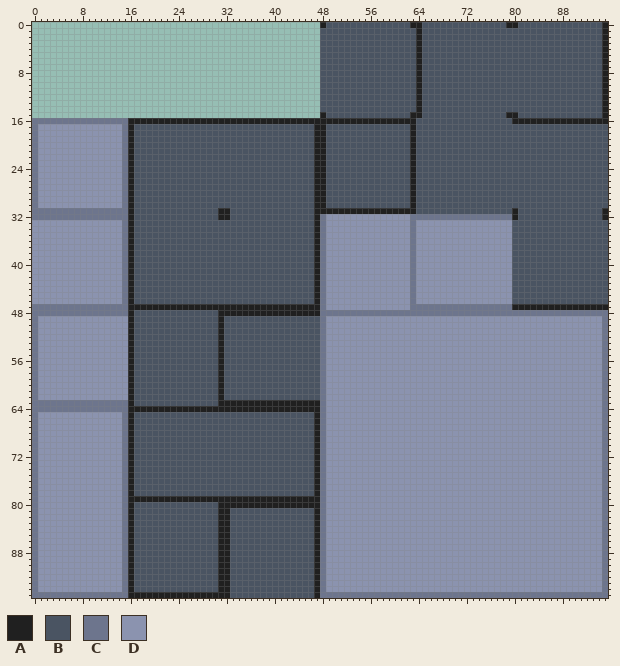
A sprite sheet gets an edit: public/assets/environment/tileset.png. The picture above was drawn from the file before the commit.
The file is 96x96 pixels. Colours within 5 levels of each other are drawn and written as one.
Palette (. is transparent): A #202020  B #4a5462  C #6d758d  D #8b93af
After the commit:
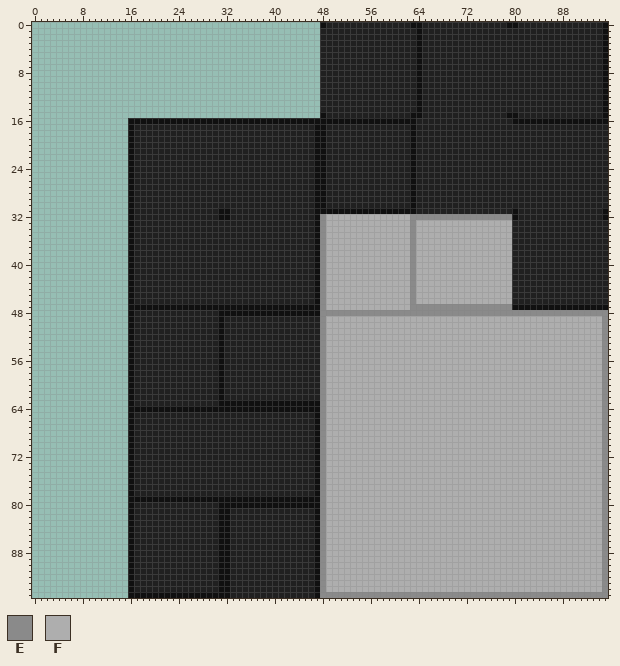
Colours new in this view: E #8a8a8a  F #aeaeae
Edits made:
colour A: #202020 -> #101010
colour B: #4a5462 -> #202020
Changed rows in their new state; - is a pixel that keeps its letter.
first column x 0:
16 ................--------------------------------------------------------------------------------
17 ................--------------------------------------------------------------------------------
18 ................--------------------------------------------------------------------------------
19 ................--------------------------------------------------------------------------------
20 ................--------------------------------------------------------------------------------
21 ................--------------------------------------------------------------------------------
22 ................--------------------------------------------------------------------------------
23 ................--------------------------------------------------------------------------------
24 ................--------------------------------------------------------------------------------
25 ................--------------------------------------------------------------------------------
26 ................--------------------------------------------------------------------------------
27 ................--------------------------------------------------------------------------------
28 ................--------------------------------------------------------------------------------
29 ................--------------------------------------------------------------------------------
30 ................--------------------------------------------------------------------------------
31 ................--------------------------------------------------------------------------------
32 ................--------------------------------EFFFFFFFFFFFFFFEEEEEEEEEEEEEEEEE----------------
33 ................--------------------------------EFFFFFFFFFFFFFFEFFFFFFFFFFFFFFFF----------------
34 ................--------------------------------EFFFFFFFFFFFFFFEFFFFFFFFFFFFFFFF----------------
35 ................--------------------------------EFFFFFFFFFFFFFFEFFFFFFFFFFFFFFFF----------------
36 ................--------------------------------EFFFFFFFFFFFFFFEFFFFFFFFFFFFFFFF----------------
37 ................--------------------------------EFFFFFFFFFFFFFFEFFFFFFFFFFFFFFFF----------------
38 ................--------------------------------EFFFFFFFFFFFFFFEFFFFFFFFFFFFFFFF----------------
39 ................--------------------------------EFFFFFFFFFFFFFFEFFFFFFFFFFFFFFFF----------------
40 ................--------------------------------EFFFFFFFFFFFFFFEFFFFFFFFFFFFFFFF----------------
41 ................--------------------------------EFFFFFFFFFFFFFFEFFFFFFFFFFFFFFFF----------------
42 ................--------------------------------EFFFFFFFFFFFFFFEFFFFFFFFFFFFFFFF----------------
43 ................--------------------------------EFFFFFFFFFFFFFFEFFFFFFFFFFFFFFFF----------------
44 ................--------------------------------EFFFFFFFFFFFFFFEFFFFFFFFFFFFFFFF----------------
45 ................--------------------------------EFFFFFFFFFFFFFFEFFFFFFFFFFFFFFFF----------------
46 ................--------------------------------EFFFFFFFFFFFFFFEFFFFFFFFFFFFFFFF----------------
47 ................--------------------------------EFFFFFFFFFFFFFFEEEEEEEEEEEEEEEEE----------------
48 ................--------------------------------EEEEEEEEEEEEEEEEEEEEEEEEEEEEEEEEEEEEEEEEEEEEEEEE
49 ................--------------------------------EFFFFFFFFFFFFFFFFFFFFFFFFFFFFFFFFFFFFFFFFFFFFFFE
50 ................--------------------------------EFFFFFFFFFFFFFFFFFFFFFFFFFFFFFFFFFFFFFFFFFFFFFFE
51 ................--------------------------------EFFFFFFFFFFFFFFFFFFFFFFFFFFFFFFFFFFFFFFFFFFFFFFE
52 ................--------------------------------EFFFFFFFFFFFFFFFFFFFFFFFFFFFFFFFFFFFFFFFFFFFFFFE
53 ................--------------------------------EFFFFFFFFFFFFFFFFFFFFFFFFFFFFFFFFFFFFFFFFFFFFFFE
54 ................--------------------------------EFFFFFFFFFFFFFFFFFFFFFFFFFFFFFFFFFFFFFFFFFFFFFFE
55 ................--------------------------------EFFFFFFFFFFFFFFFFFFFFFFFFFFFFFFFFFFFFFFFFFFFFFFE
56 ................--------------------------------EFFFFFFFFFFFFFFFFFFFFFFFFFFFFFFFFFFFFFFFFFFFFFFE
57 ................--------------------------------EFFFFFFFFFFFFFFFFFFFFFFFFFFFFFFFFFFFFFFFFFFFFFFE
58 ................--------------------------------EFFFFFFFFFFFFFFFFFFFFFFFFFFFFFFFFFFFFFFFFFFFFFFE
59 ................--------------------------------EFFFFFFFFFFFFFFFFFFFFFFFFFFFFFFFFFFFFFFFFFFFFFFE
60 ................--------------------------------EFFFFFFFFFFFFFFFFFFFFFFFFFFFFFFFFFFFFFFFFFFFFFFE
61 ................--------------------------------EFFFFFFFFFFFFFFFFFFFFFFFFFFFFFFFFFFFFFFFFFFFFFFE
62 ................--------------------------------EFFFFFFFFFFFFFFFFFFFFFFFFFFFFFFFFFFFFFFFFFFFFFFE
63 ................--------------------------------EFFFFFFFFFFFFFFFFFFFFFFFFFFFFFFFFFFFFFFFFFFFFFFE
64 ................--------------------------------EFFFFFFFFFFFFFFFFFFFFFFFFFFFFFFFFFFFFFFFFFFFFFFE
65 ................--------------------------------EFFFFFFFFFFFFFFFFFFFFFFFFFFFFFFFFFFFFFFFFFFFFFFE
66 ................--------------------------------EFFFFFFFFFFFFFFFFFFFFFFFFFFFFFFFFFFFFFFFFFFFFFFE
67 ................--------------------------------EFFFFFFFFFFFFFFFFFFFFFFFFFFFFFFFFFFFFFFFFFFFFFFE
68 ................--------------------------------EFFFFFFFFFFFFFFFFFFFFFFFFFFFFFFFFFFFFFFFFFFFFFFE
69 ................--------------------------------EFFFFFFFFFFFFFFFFFFFFFFFFFFFFFFFFFFFFFFFFFFFFFFE
70 ................--------------------------------EFFFFFFFFFFFFFFFFFFFFFFFFFFFFFFFFFFFFFFFFFFFFFFE
71 ................--------------------------------EFFFFFFFFFFFFFFFFFFFFFFFFFFFFFFFFFFFFFFFFFFFFFFE
72 ................--------------------------------EFFFFFFFFFFFFFFFFFFFFFFFFFFFFFFFFFFFFFFFFFFFFFFE
73 ................--------------------------------EFFFFFFFFFFFFFFFFFFFFFFFFFFFFFFFFFFFFFFFFFFFFFFE
74 ................--------------------------------EFFFFFFFFFFFFFFFFFFFFFFFFFFFFFFFFFFFFFFFFFFFFFFE
75 ................--------------------------------EFFFFFFFFFFFFFFFFFFFFFFFFFFFFFFFFFFFFFFFFFFFFFFE
76 ................--------------------------------EFFFFFFFFFFFFFFFFFFFFFFFFFFFFFFFFFFFFFFFFFFFFFFE
77 ................--------------------------------EFFFFFFFFFFFFFFFFFFFFFFFFFFFFFFFFFFFFFFFFFFFFFFE
78 ................--------------------------------EFFFFFFFFFFFFFFFFFFFFFFFFFFFFFFFFFFFFFFFFFFFFFFE
79 ................--------------------------------EFFFFFFFFFFFFFFFFFFFFFFFFFFFFFFFFFFFFFFFFFFFFFFE
80 ................--------------------------------EFFFFFFFFFFFFFFFFFFFFFFFFFFFFFFFFFFFFFFFFFFFFFFE
81 ................--------------------------------EFFFFFFFFFFFFFFFFFFFFFFFFFFFFFFFFFFFFFFFFFFFFFFE
82 ................--------------------------------EFFFFFFFFFFFFFFFFFFFFFFFFFFFFFFFFFFFFFFFFFFFFFFE
83 ................--------------------------------EFFFFFFFFFFFFFFFFFFFFFFFFFFFFFFFFFFFFFFFFFFFFFFE
84 ................--------------------------------EFFFFFFFFFFFFFFFFFFFFFFFFFFFFFFFFFFFFFFFFFFFFFFE
85 ................--------------------------------EFFFFFFFFFFFFFFFFFFFFFFFFFFFFFFFFFFFFFFFFFFFFFFE
86 ................--------------------------------EFFFFFFFFFFFFFFFFFFFFFFFFFFFFFFFFFFFFFFFFFFFFFFE
87 ................--------------------------------EFFFFFFFFFFFFFFFFFFFFFFFFFFFFFFFFFFFFFFFFFFFFFFE
88 ................--------------------------------EFFFFFFFFFFFFFFFFFFFFFFFFFFFFFFFFFFFFFFFFFFFFFFE
89 ................--------------------------------EFFFFFFFFFFFFFFFFFFFFFFFFFFFFFFFFFFFFFFFFFFFFFFE
90 ................--------------------------------EFFFFFFFFFFFFFFFFFFFFFFFFFFFFFFFFFFFFFFFFFFFFFFE
91 ................--------------------------------EFFFFFFFFFFFFFFFFFFFFFFFFFFFFFFFFFFFFFFFFFFFFFFE
92 ................--------------------------------EFFFFFFFFFFFFFFFFFFFFFFFFFFFFFFFFFFFFFFFFFFFFFFE
93 ................--------------------------------EFFFFFFFFFFFFFFFFFFFFFFFFFFFFFFFFFFFFFFFFFFFFFFE
94 ................--------------------------------EFFFFFFFFFFFFFFFFFFFFFFFFFFFFFFFFFFFFFFFFFFFFFFE
95 ................--------------------------------EEEEEEEEEEEEEEEEEEEEEEEEEEEEEEEEEEEEEEEEEEEEEEEE
Where, in picture pixels (left, top, right, bottom), the same in both pictures:
changed: (32, 22, 608, 598)
